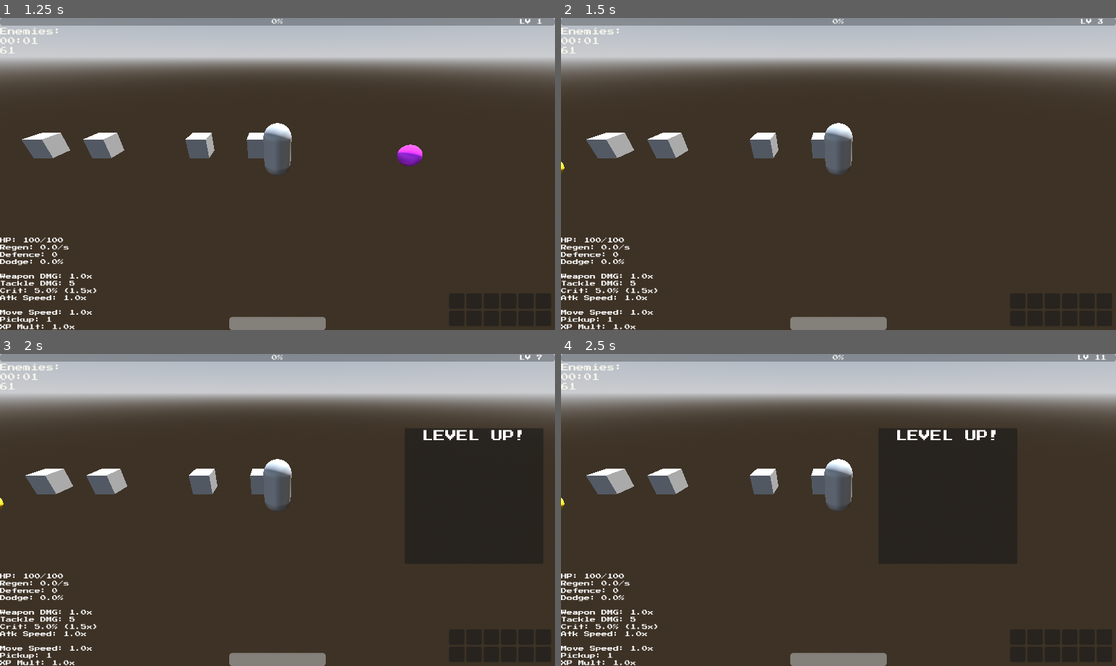
Above: before the commit, frames 1-4 (two rows, left to right).
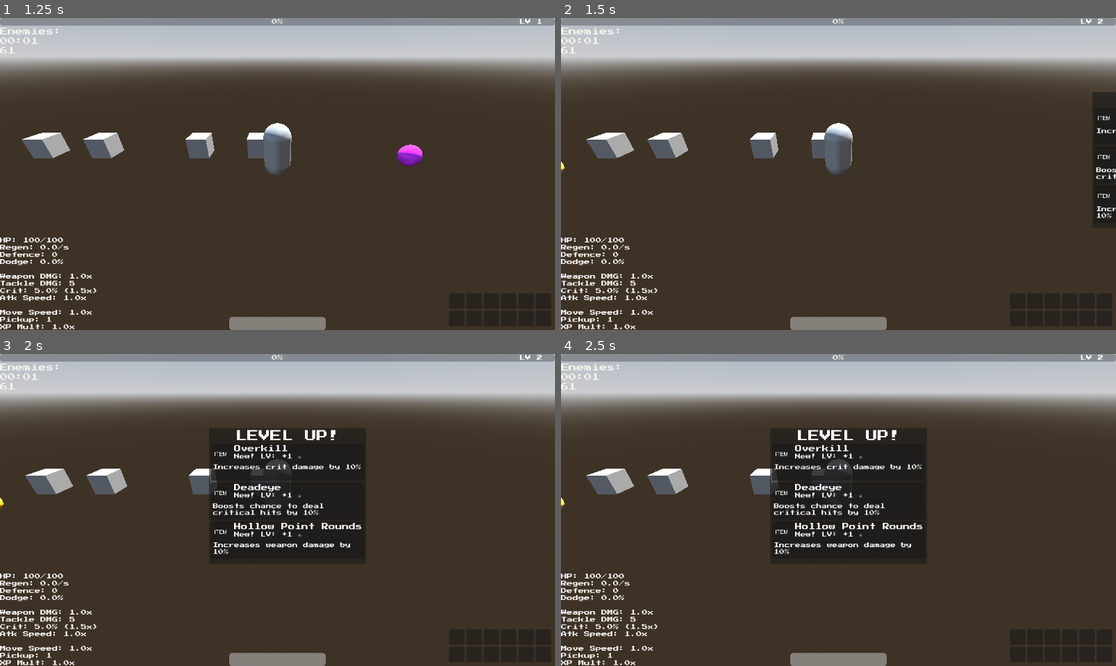
Above: after the commit, the same moments.

Repository: 100-Devs-1-Game/EscapeForHelp
Game: Godot game, scene res://scenes/test/test_upgrade_system.tscn
The game is run twice, just before and just after one commit, with the same random seed, the same clock (stepped at 60 frames per second) and the same inputs. This scene is started directly instead of the project's main scene. Sound files missing from this copy of the repository are replaced by a short silence.
Inputs (mouse positions are in pixels of both pictures, inside the frame that each line leads up to):
- Up to frame 1 (1.25 s): tap Enter at 0.5 s; move the mouse to (399, 158) at 0.52 s; press the mouse at (399, 158) at 0.53 s; hold D (move_right) from 0.53 s (still down)
- Up to frame 2 (1.5 s): move the mouse to (727, 189) at 1.27 s; release D (move_right) at 1.28 s; release the mouse at (727, 189) at 1.28 s; hold A (move_left) from 1.28 s (still down); click (727, 189) at 1.35 s
- Up to frame 3 (2 s): keep holding A (move_left)
- Up to frame 4 (2.5 s): move the mouse to (894, 441) at 2.02 s; release A (move_left) at 2.03 s; press the mouse at (894, 441) at 2.03 s; hold D (move_right) from 2.03 s (still down)

Frame 1 is identical in both runs. In frame 2, 1.5% of the frame differs, in the area x 95-100%, y 0-66%; in frame 3, 10%, in the area x 37-98%, y 0-66%; in frame 4, 7.5%.
Error before the commit: Parse Error: Preload file "res://scenes/utility/item_option.tscn" does not exist. (res://scripts/player/managers/upgrade_manager.gd:10)

Commit message:
fixed path to file

Diff:
--- a/src/scenes/test/test_upgrade_system.tscn
+++ b/src/scenes/test/test_upgrade_system.tscn
@@ -56,7 +56,7 @@
 
 [node name="ExperienceGem" parent="." instance=ExtResource("4_wtggm")]
 transform = Transform3D(1, 0, 0, 0, 1, 0, 0, 0, 1, 7.2855043, 1.1920929e-07, -0.53865385)
-experience = 10000
+experience = 7000
 
 [node name="ExperienceGem2" parent="." instance=ExtResource("4_wtggm")]
 transform = Transform3D(1, 0, 0, 0, 1, 0, 0, 0, 1, -5.432457, 1.1920929e-07, -0.53865385)
--- a/src/scripts/player/managers/upgrade_manager.gd
+++ b/src/scripts/player/managers/upgrade_manager.gd
@@ -7,7 +7,7 @@
 
 var upgrade_options: Array[ItemOption] = []
 
-var item_options: PackedScene = preload("res://scenes/utility/item_option.tscn")
+var item_options: PackedScene = preload("uid://co84ocwm1cr62")
 
 @export var food_resource: ItemData
 
--- a/src/scripts/player/player_inventory.gd
+++ b/src/scripts/player/player_inventory.gd
@@ -4,7 +4,7 @@
 @export var passives: Node
 @export var upgrade_manager: UpgradeManager
 
-var item_container_scene: PackedScene = preload("res://scenes/ui/item_container.tscn")
+var item_container_scene: PackedScene = preload("uid://cbty33cfmxrl2")
 
 # Constants for consumable items
 const FOOD_CATEGORY: String = "Food"
